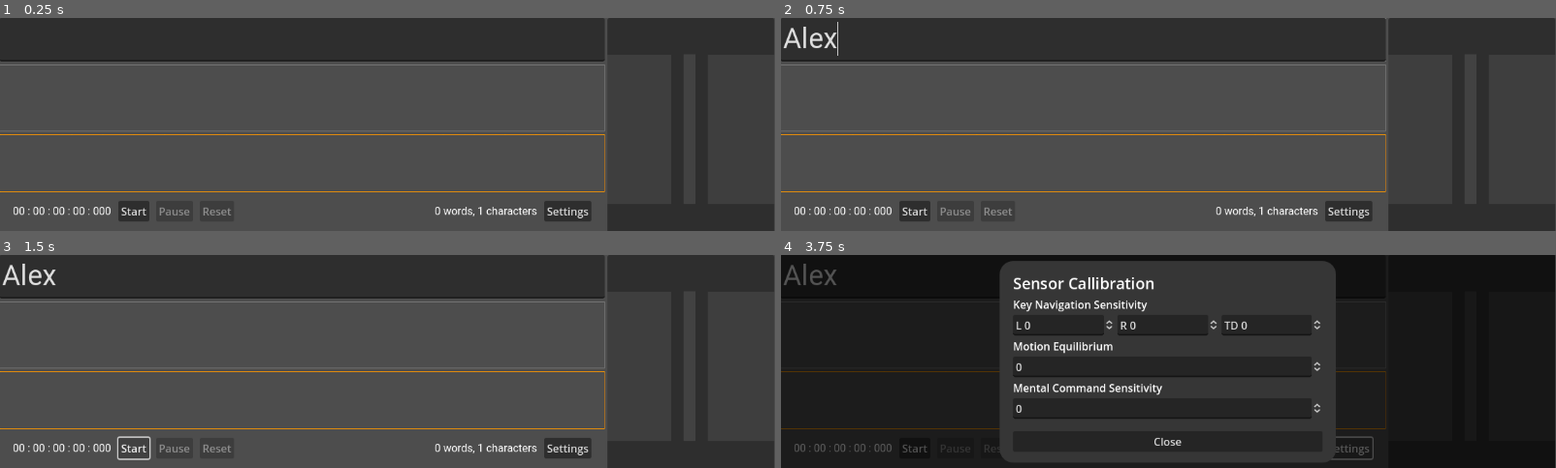
Above: before the commit, frames 1-4 (two rows, left to right).
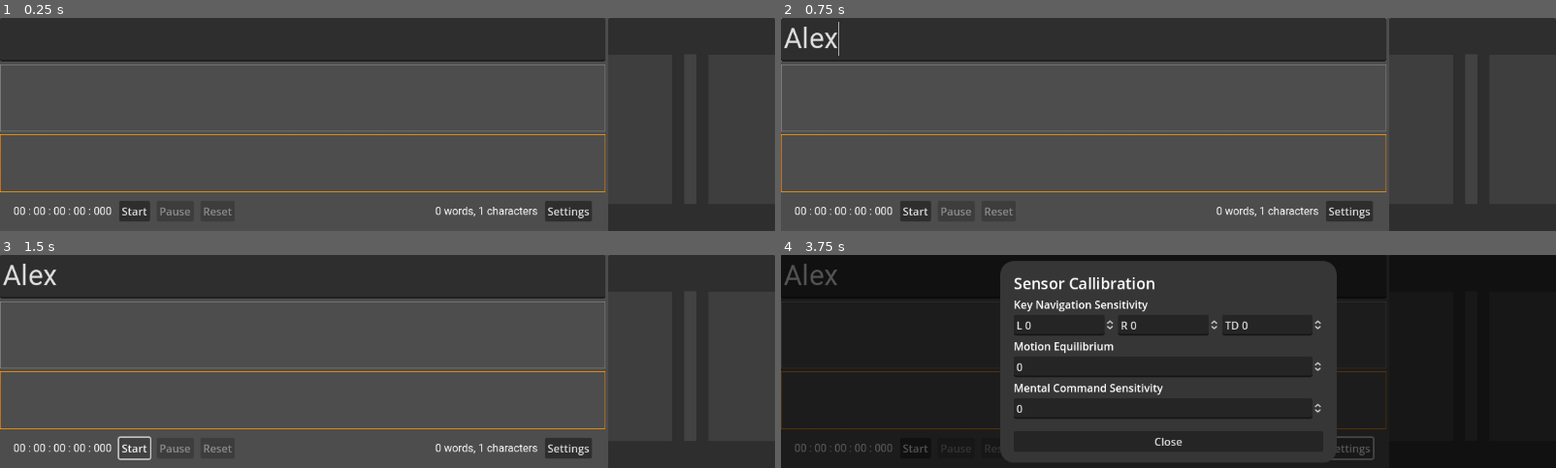
Above: after the commit, the same moments.

Repository: mjsolidarios/sulaisip
Game: Godot game, scene res://Main.tscn
Two runs of this game, one before a commit and one after it. Both use one fixed random seed, a clock stepped at 60 frames per second and the inputs below.
Inputs (mouse positions are in pixels of both pictures, inside the frame that each line leads up to):
- Up to frame 1 (0.25 s): no input
- Up to frame 2 (0.75 s): click (1083, 39) at 0.52 s; type "Alex" at 0.6 s
- Up to frame 3 (1.5 s): click "Start" at 1.25 s
- Up to frame 4 (3.75 s): click "Start" at 2 s; click "Start" at 2.75 s; click "Settings" at 3.5 s

The runs differ from the first frame. In frame 1, 0.9% of the frame differs, in the area x 0-79%, y 0-100%; in frame 2, 1.1%; in frame 3, 1.1%; in frame 4, 2.5%, in the area x 0-100%, y 0-100%.
Error before the commit: Attempt to call function 'get_as_text' in base 'null instance' on a null instance. (res://Main.gd:199)
Error after the commit: Attempt to call function 'get_as_text' in base 'null instance' on a null instance. (res://Main.gd:198)

Commit message:
Mental command sensitivity feature

Diff:
--- a/app/Main.gd
+++ b/app/Main.gd
@@ -98,7 +98,6 @@
 		active_button_bottom_grid_index = 0
 
 	# print(active_button_top_index, ",", active_button_bottom_grid_index)
-
 
 func _del_char():
 	var text = $HBoxContainer/VBoxContainer/TextEdit.text
@@ -437,7 +436,8 @@
 	acce = Vector3(aX-correction, aY-correction, aZ)
 	mag = Vector3(mX, mY, mZ)
 
-	if push > 0:
+	# Push Sensitivity
+	if push > mental_command_sensitivity.value:
 		if !timer_pressed_started:
 			$TimerPressButton.start()
 			timer_pressed_started = true
@@ -448,17 +448,15 @@
 
 	var gyro = Vector3(gX, gY, gZ)
 
-
 	var roll = atan2(-gY, -gZ)
 #	var pitch = atan2(gX, -gZ)
 #	yaw = yaw * 0.98 + roll * 0.02
 
-#
 	if rollupdown > nav_top_down_sensitivity.value * 100:
 		active_group = "bottom"
 	else:
 		active_group = "top"
-#
+
 #	if !(yaw + threshhold == last_rotation + threshhold):
 	if active_direction != "neutral":
 		if !timer_started:
--- a/app/Main.tscn
+++ b/app/Main.tscn
@@ -91,8 +91,6 @@
 anchors_preset = 15
 anchor_right = 1.0
 anchor_bottom = 1.0
-offset_left = -1.0
-offset_right = -1.0
 grow_horizontal = 2
 grow_vertical = 2
 script = ExtResource("1")
